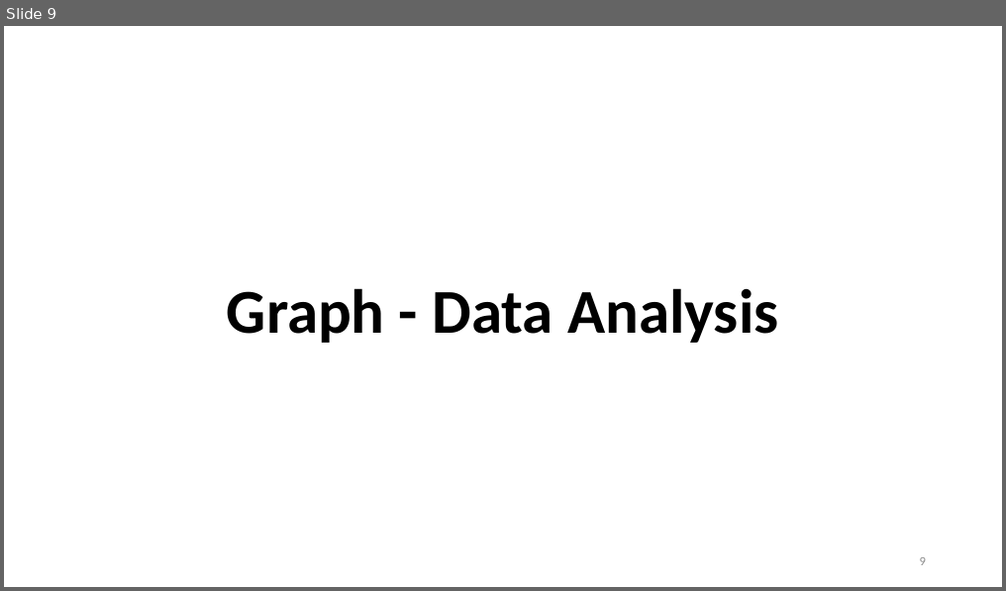
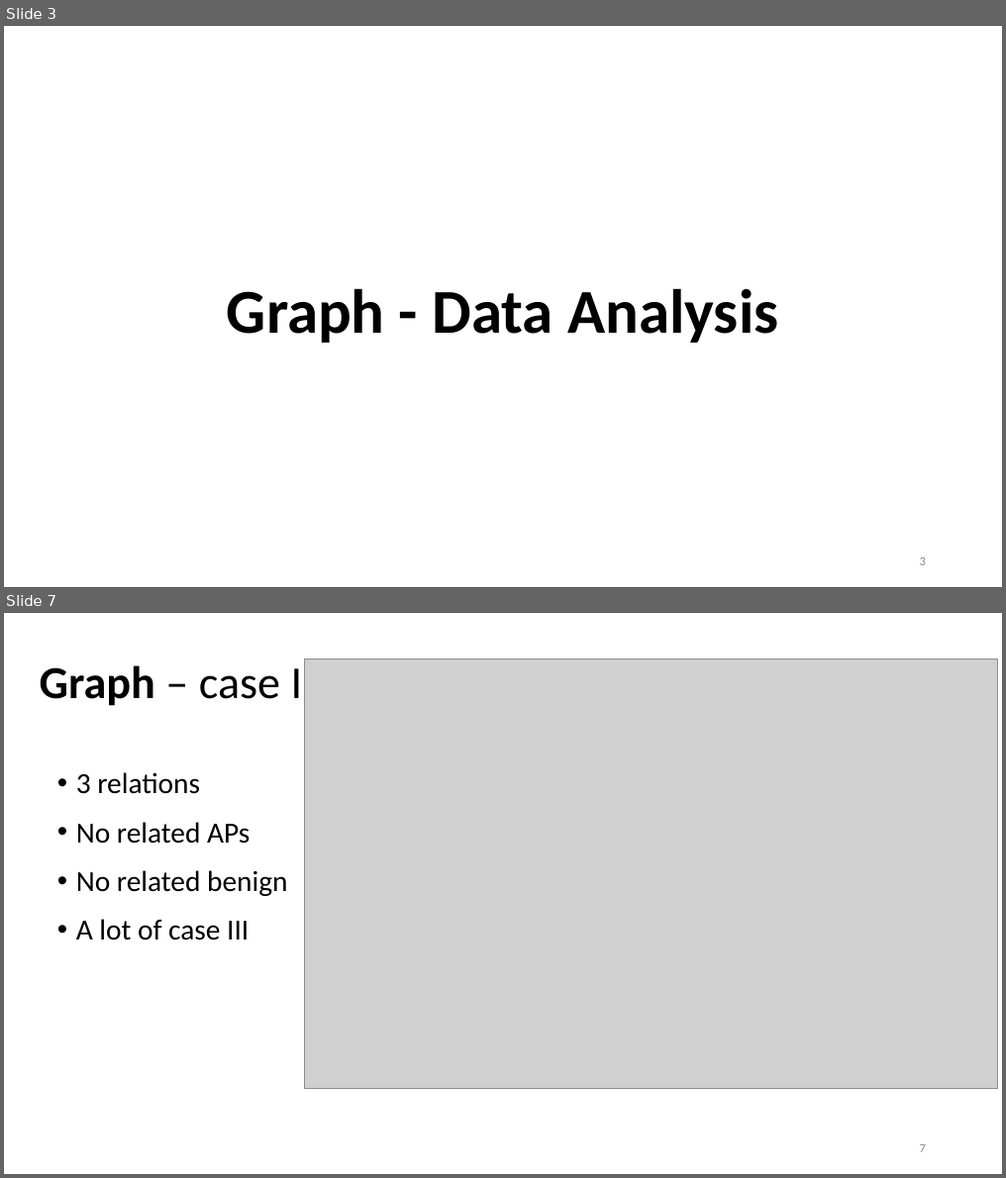
Before and after one commit to Bai1026/Intern-IIS, a slide deck: Meeting/Presentation_0802.pptx. Shown one above the other, each under a label of ours: slide 9 before the commit, slides 3 and 7 after it; the slides between them are not shown. The pictures are 1006x591 and 1006x1178 pixels, drawn with LibreOffice and Linux fonts; fonts in the diff are those of the drawing; grey boxes stand for pictures. Boxes give left, top, right and bottom in pixels: in the first picture for what was removed or moved away, otherwise in the second. Text is boxed around its words. In the diff, an @@ line names an element or a change of style, - is before the commit and + after.

```diff
--- a/Meeting/Presentation_0802.pptx
+++ b/Meeting/Presentation_0802.pptx
@@ slide 7 added at [4, 613, 1002, 1174], background #FFFFFF @@
@@ title added at [40, 665, 303, 706], 44 pt, text #000000 @@
+Graph – case I
@@ picture added at [305, 659, 998, 1089] @@
@@ picture added at [327, 672, 846, 1089] @@
@@ text added at [76, 772, 287, 941], 28 pt, text #000000 @@
+• 3 relations
+• No related APs
+• No related benign
+• A lot of case III
@@ page number added at [920, 1145, 926, 1153], 12 pt, text #8C8C8C @@
+7
@@ what was slide 9 is now slide 3 @@
@@ page number at [920, 558, 926, 566]: text changed @@
-9
+3
```
Also in this commit, not shown: 7 slides changed, 11 other slides added, 9 slides removed, 47 other files.
